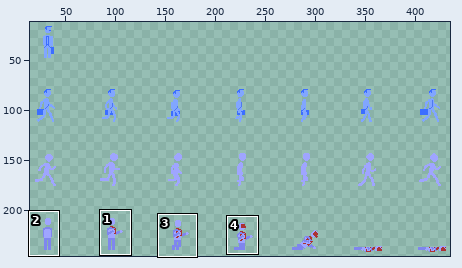
Sprite sheet, stored at assets/businessSheet.png. Above: a wide view before the commit, with the close-up outlined.
Close-up. Old version:
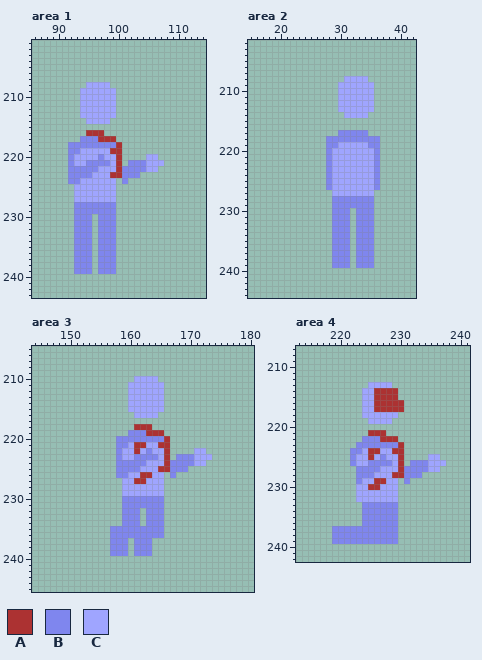
The file is 448x256 pixels. Shown: area 1: x 86..114, y 201..243; area 2: x 15..42, y 202..244; area 3: x 144..180, y 205..245; area 4: x 213..241, y 207..242. The wide view leaves out empty margins. The commit also changed other parts of the picture, which this record leaves out.
Palette (. is transparent): A #ac3232  B #7f86ee  C #9fa5ff
Pixels before, area 1, first column x 92:
208 ...CCCC.........
209 ..CCCCCC........
210 ..CCCCCC........
211 ..CCCCCC........
212 ..CCCCCC........
213 ..CCCCCC........
214 ...CCCC.........
215 ................
216 ...AAA..........
217 ..BBBAAA........
218 BBBBBBBBA.......
219 BBCCCCCAA.......
220 BCCCCBCCA....CC.
221 BCCBBBBCA.BBBCCC
222 BBBBBCCCABBBBCC.
223 BBBBCCCAABBB....
224 BBCCCCCC.B......
225 .CCCCCCC........
226 .CCCCCCC........
227 .CCCCCCC........
228 .BBBBBBB........
229 .BBBBBBB........
230 .BBB.BBB........
231 .BBB.BBB........
232 .BBB.BBB........
233 .BBB.BBB........
234 .BBB.BBB........
235 .BBB.BBB........
236 .BBB.BBB........
237 .BBB.BBB........
238 .BBB.BBB........
239 .BBB.BBB........
Pixels before, area 2, first column x 28:
208 ...CCCC..
209 ..CCCCCC.
210 ..CCCCCC.
211 ..CCCCCC.
212 ..CCCCCC.
213 ..CCCCCC.
214 ...CCCC..
215 .........
216 .........
217 ..BBBBB..
218 BBBBBBBBB
219 BBCCCCCBB
220 BCCCCCCCB
221 BCCCCCCCB
222 BCCCCCCCB
223 BCCCCCCCB
224 BCCCCCCCB
225 BCCCCCCCB
226 BCCCCCCCB
227 .CCCCCCC.
228 .BBBBBBB.
229 .BBBBBBB.
230 .BBB.BBB.
231 .BBB.BBB.
232 .BBB.BBB.
233 .BBB.BBB.
234 .BBB.BBB.
235 .BBB.BBB.
236 .BBB.BBB.
237 .BBB.BBB.
238 .BBB.BBB.
239 .BBB.BBB.
Pixels before, area 3, first column x 157:
210 ....CCCC.........
211 ...CCCCCC........
212 ...CCCCCC........
213 ...CCCCCC........
214 ...CCCCCC........
215 ...CCCCCC........
216 ....CCCC.........
217 .................
218 ....AAA..........
219 ...BBBAAA........
220 .BBBBBBBBA.......
221 .BBCAACCAA.......
222 .BCCACBCCA....CC.
223 .BCCBBBBCA.BBBCCC
224 .BBBBBCCCABBBBCC.
225 .BBBBCCCAABBB....
226 .BBCCAACC.B......
227 ..CCAACCC........
228 ..CCCCCCC........
229 ..CCCCCCC........
230 ..BBBBBBB........
231 ..BBBBBBB........
232 ..BBB.BBB........
233 ..BBB.BBB........
234 ..BBB.BBB........
235 BBBBBBBBB........
236 BBBBBBBBB........
237 BBB.BBB..........
238 BBB.BBB..........
239 BBB.BBB..........
Pixels before, area 4, first column x 219:
213 ......CCCC.........
214 .....CCAAAA........
215 .....CCAAAA........
216 .....CCAAAAA.......
217 .....CCAAAAA.......
218 .....CCCCCC........
219 ......CCCC.........
220 ...................
221 ......AAA..........
222 .....BBBAAA........
223 ....BBBBBBBA.......
224 ...BBCAACCAA.......
225 ...BCCACBCCA....CC.
226 ...BCCBBBBCA.BBBCCC
227 ....BBBBCCCABBBBCC.
228 ....BBBCCCAABBB....
229 ....BCCAACC.B......
230 ....CCAACCC........
231 ....CCCCCCC........
232 ....CCCCCCC........
233 .....BBBBBB........
234 .....BBBBBB........
235 .....BBBBBB........
236 .....BBBBBB........
237 BBBBBBBBBBB........
238 BBBBBBBBBBB........
239 BBBBBBBBBBB........
After:
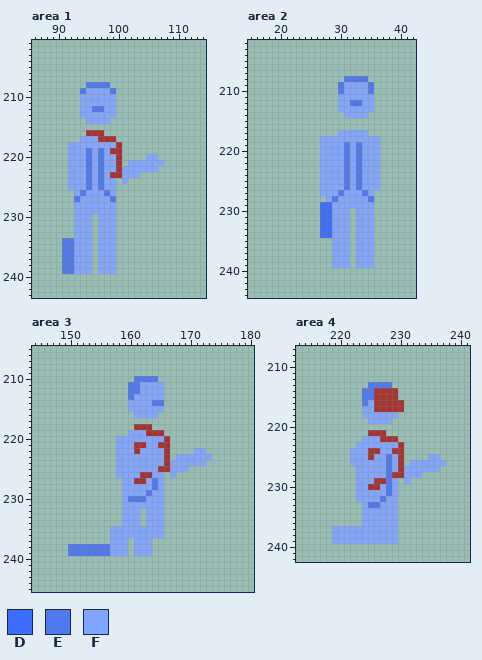
Colours new in this view: D #3c6eff  E #4f79f1  F #81a6ff
Edits made:
Changed rows in their new state; - is an unchanged pixel.
Area 1:
first column x 91:
208 ----EEEE---------
209 ---EFFFFE--------
210 ---FFFFFF--------
211 ---FFFFFF--------
212 ---FFEEFF--------
213 ---FFFFFF--------
214 ----FFFF---------
217 ---FFF-----------
218 -FFFFFFFF--------
219 -FFFEFEF---------
220 -FFFEFEFF-----FF-
221 -FFFEFEFF--FFFFFF
222 -FFFEFEFF-FFFFFF-
223 -FFFEFEF--FFF----
224 -FFFEFEFF-F------
225 -FFFEFEFF--------
226 --FEFFFEF--------
227 --EFFFFFE--------
228 --FFFFFFF--------
229 --FFFFFFF--------
230 --FFF-FFF--------
231 --FFF-FFF--------
232 --FFF-FFF--------
233 --FFF-FFF--------
234 EEFFF-FFF--------
235 EEFFF-FFF--------
236 EEFFF-FFF--------
237 EEFFF-FFF--------
238 EEFFF-FFF--------
239 EEFFF-FFF--------
Area 2:
first column x 27:
208 ----EEEE--
209 ---EFFFFE-
210 ---EFFFFE-
211 ---FFFFFF-
212 ---FFEEFF-
213 ---FFFFFF-
214 ----FFFF--
217 ---FFFFF--
218 FFFFFFFFFF
219 FFFFEFEFFF
220 FFFFEFEFFF
221 FFFFEFEFFF
222 FFFFEFEFFF
223 FFFFEFEFFF
224 FFFFEFEFFF
225 FFFFEFEFFF
226 FFFFEFEFFF
227 FFFEFFFEF-
228 -FEFFFFFE-
229 DDFFFFFFF-
230 DDFFF-FFF-
231 DDFFF-FFF-
232 DDFFF-FFF-
233 DDFFF-FFF-
234 DDFFF-FFF-
235 --FFF-FFF-
236 --FFF-FFF-
237 --FFF-FFF-
238 --FFF-FFF-
239 --FFF-FFF-
Area 3:
first column x 150:
210 -----------EEEE---------
211 ----------EEFFFF--------
212 ----------EEFFFF--------
213 ----------EFFFFF--------
214 ----------FFFFEE--------
215 ----------FFFFFF--------
216 -----------FFFF---------
219 ----------FFF-----------
220 --------FFFFFFFF--------
221 --------FFF--FF---------
222 --------FFF-FFFF-----FF-
223 --------FFFFFFFF--FFFFFF
224 --------FFFFFFFF-FFFFFF-
225 --------FFFFFFF--FFF----
226 --------FFFF--FF-F------
227 ---------FF--FEF--------
228 ---------FFFFFEF--------
229 ---------FFFFEFF--------
230 ---------FEEEFFF--------
231 ---------FFFFFFF--------
232 ---------FFF-FFF--------
233 ---------FFF-FFF--------
234 ---------FFF-FFF--------
235 -------FFFFFFFFF--------
236 -------FFFFFFFFF--------
237 -------FFF-FFF----------
238 EEEEEEEFFF-FFF----------
239 EEEEEEEFFF-FFF----------
Area 4:
first column x 219:
213 ------EEEE---------
214 -----EE------------
215 -----EE------------
216 -----EF------------
217 -----FF------------
218 -----FFFFFF--------
219 ------FFFF---------
222 -----FFF-----------
223 ----FFFFFFF--------
224 ---FFF--FF---------
225 ---FFF-FFEF-----FF-
226 ---FFFFFFEF--FFFFFF
227 ----FFFFFEF-FFFFFF-
228 ----FFFFFE--FFF----
229 ----FFF--EF-F------
230 ----FF--FEF--------
231 ----FFFFFEF--------
232 ----FFFFEFF--------
233 -----FEEFFF--------
234 -----FFFFFF--------
235 -----FFFFFF--------
236 -----FFFFFF--------
237 FFFFFFFFFFF--------
238 FFFFFFFFFFF--------
239 FFFFFFFFFFF--------
